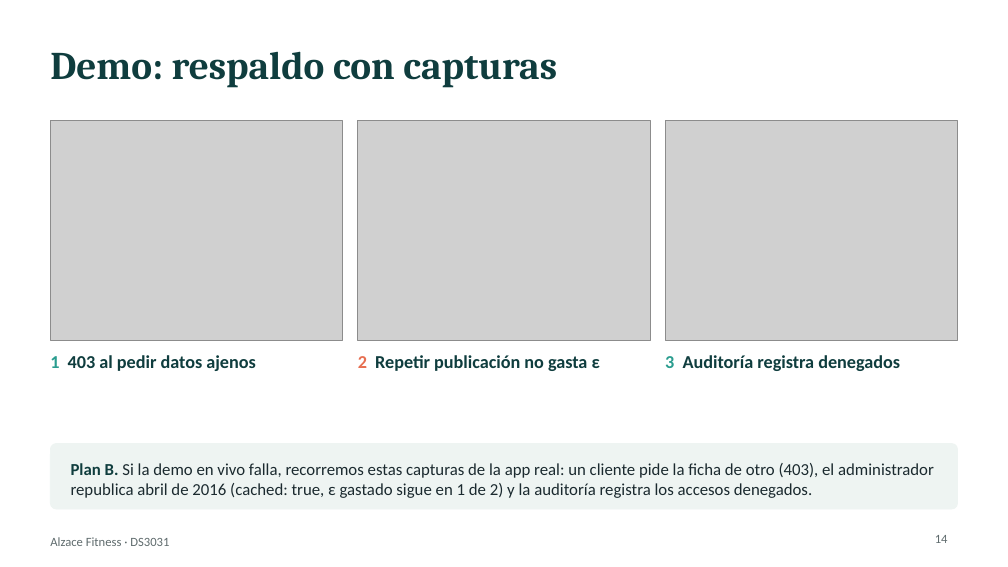
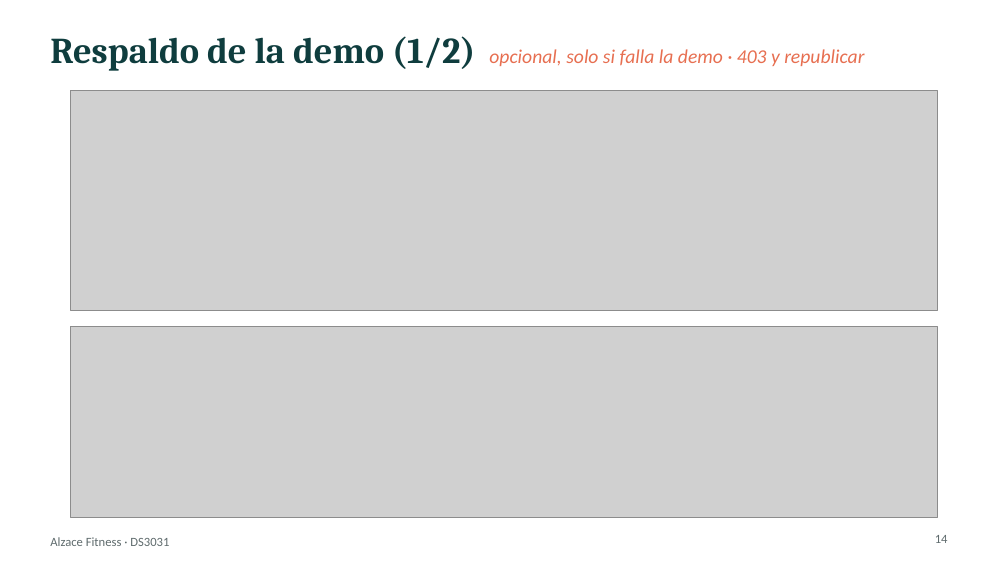
Before and after one commit to JoelxD12O/Proyecto-2---etica-y-seguridad-de-datos, a slide deck: slide 14 of presentacion/Presentacion_Alzace_Final.pptx. Drawn at 1008x567 pixels with LibreOffice and Linux fonts; fonts in the diff are those of the drawing; grey boxes stand for pictures. Boxes give left, top, right and bottom in pixels: in the first picture for what was removed or moved away, otherwise in the second. Text is boxed around its words. In the diff, an @@ line names an element or a change of style, - is before the commit and + after.

```diff
--- a/presentacion/Presentacion_Alzace_Final.pptx
+++ b/presentacion/Presentacion_Alzace_Final.pptx
@@ title at [50,36,864,71]: text changed; size 28 to 14 pt; font Cambria to Calibri; text colour #0F3D3E to #E76F51; bold off; italic on @@
-Demo: respaldo con capturas
+Respaldo de la demo (1/2) opcional, solo si falla la demo · 403 y republicar
@@ picture: place and size @@
-picture at [50,121,343,340]
+picture at [71,91,937,310]
@@ picture removed at [358,121,650,340] @@
@@ picture removed at [665,121,958,340] @@
@@ picture added at [71,327,937,517] @@
@@ text removed at [50,355,256,371] @@
-1 403 al pedir datos ajenos
@@ text removed at [358,355,600,371] @@
-2 Repetir publicación no gasta ε
@@ text removed at [665,355,900,371] @@
-3 Auditoría registra denegados
@@ rounded rectangle removed at [50,444,958,509] @@
@@ text removed at [71,463,934,498] @@
-Plan B. Si la demo en vivo falla, recorremos estas capturas de la app real: un cliente pide la ficha de otro (403), el administrador republica abril de 2016 (cached: true, ε gastado sigue en 1 de 2) y la auditoría registra los accesos denegados.
```
Also in this commit, not shown: 11 other slides changed, 1 slide added, 13 other files.
